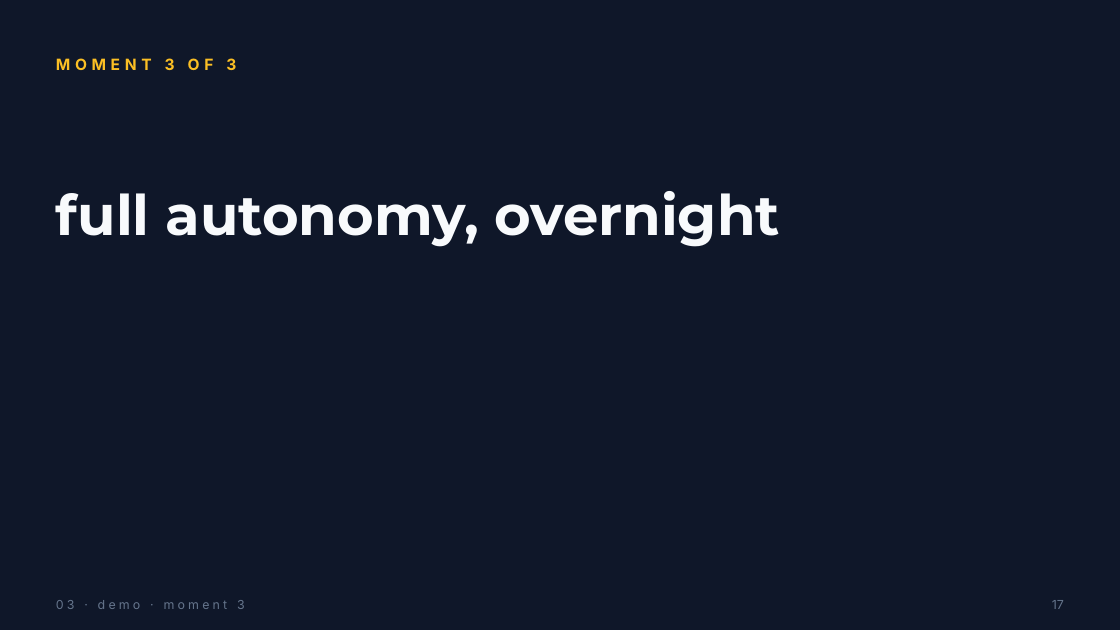
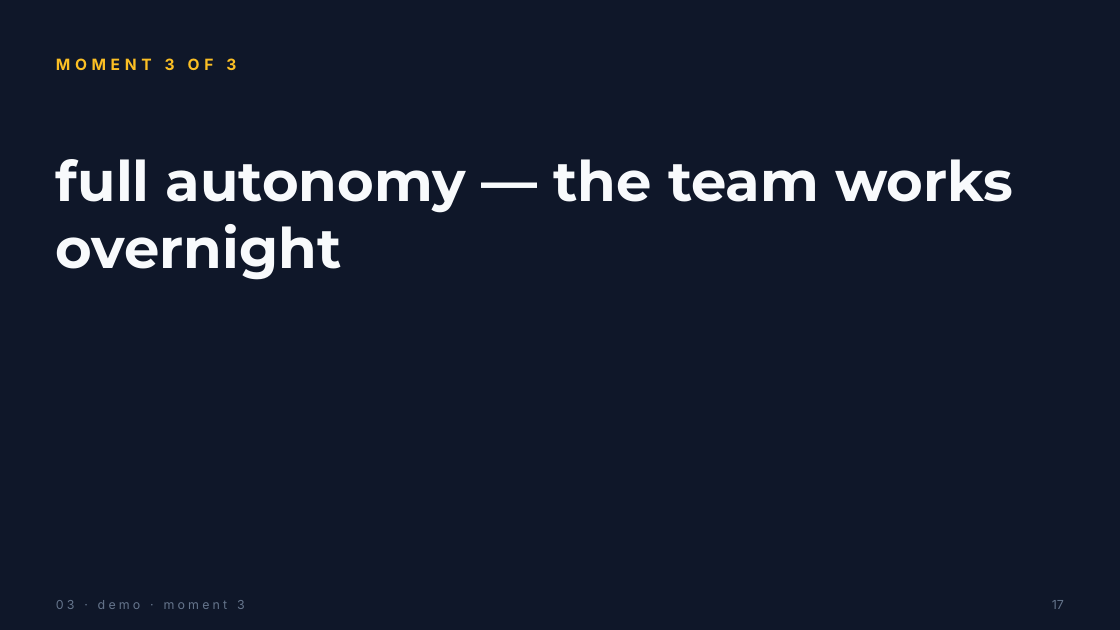
Before and after one commit to Bmbsolution/genai-demo, a slide deck: slide 17 of orchestrer-intelligence-gatherly.pptx. Drawn at 1120x630 pixels with LibreOffice and Linux fonts; fonts in the diff are those of the drawing. Boxes give left, top, right and bottom in pixels: in the first picture for what was removed or moved away, otherwise in the second. Text is boxed around its words. In the diff, an @@ line names an element or a change of style, - is before the commit and + after.

```diff
--- a/orchestrer-intelligence-gatherly.pptx
+++ b/orchestrer-intelligence-gatherly.pptx
@@ text at box(56, 159, 1013, 280): text changed @@
-full autonomy, overnight
+full autonomy — the team works overnight
```
Also in this commit, not shown: 1 other slide changed, 1 other file.
